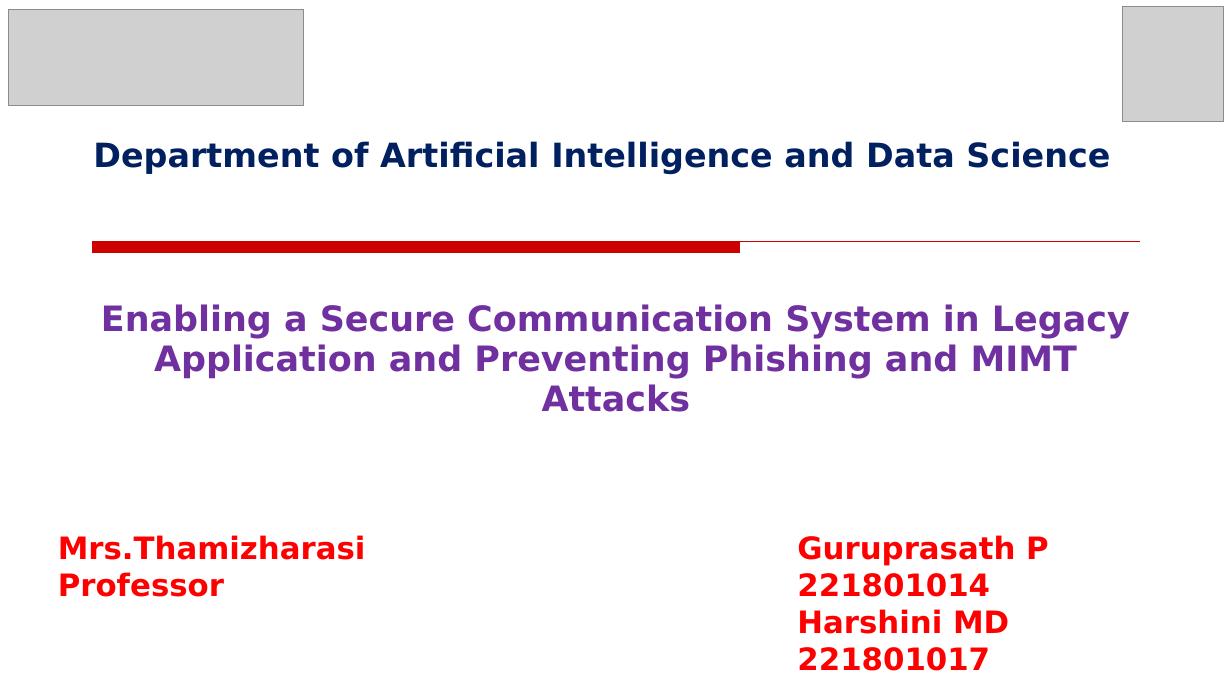
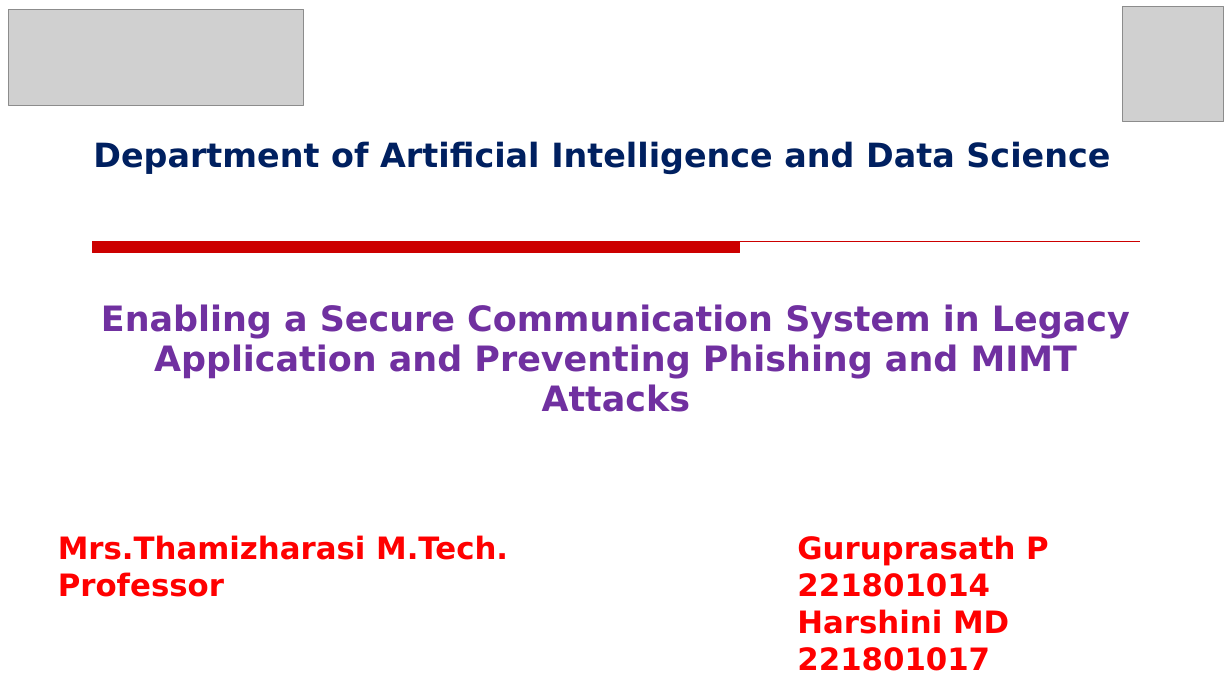
Before and after one commit to guru0005/Mini-Project-for-Data-Science-221801014, a slide deck: slide 1 of PPT/Mini Project for Data Science PPT.pptx. Drawn at 1232x693 pixels with LibreOffice and Linux fonts; fonts in the diff are those of the drawing; grey boxes stand for pictures; background and template pictures are left out. Boxes give left, top, right and bottom in pixels: in the first picture for what was removed or moved away, otherwise in the second. Text is boxed around its words. In the diff, an @@ line names an element or a change of style, - is before the commit and + after.

```diff
--- a/PPT/Mini Project for Data Science PPT.pptx
+++ b/PPT/Mini Project for Data Science PPT.pptx
@@ text at box(58, 535, 508, 560): text changed @@
-Mrs.Thamizharasi
+Mrs.Thamizharasi M.Tech.
```
Also in this commit, not shown: 11 other slides changed, 7 slides added.
